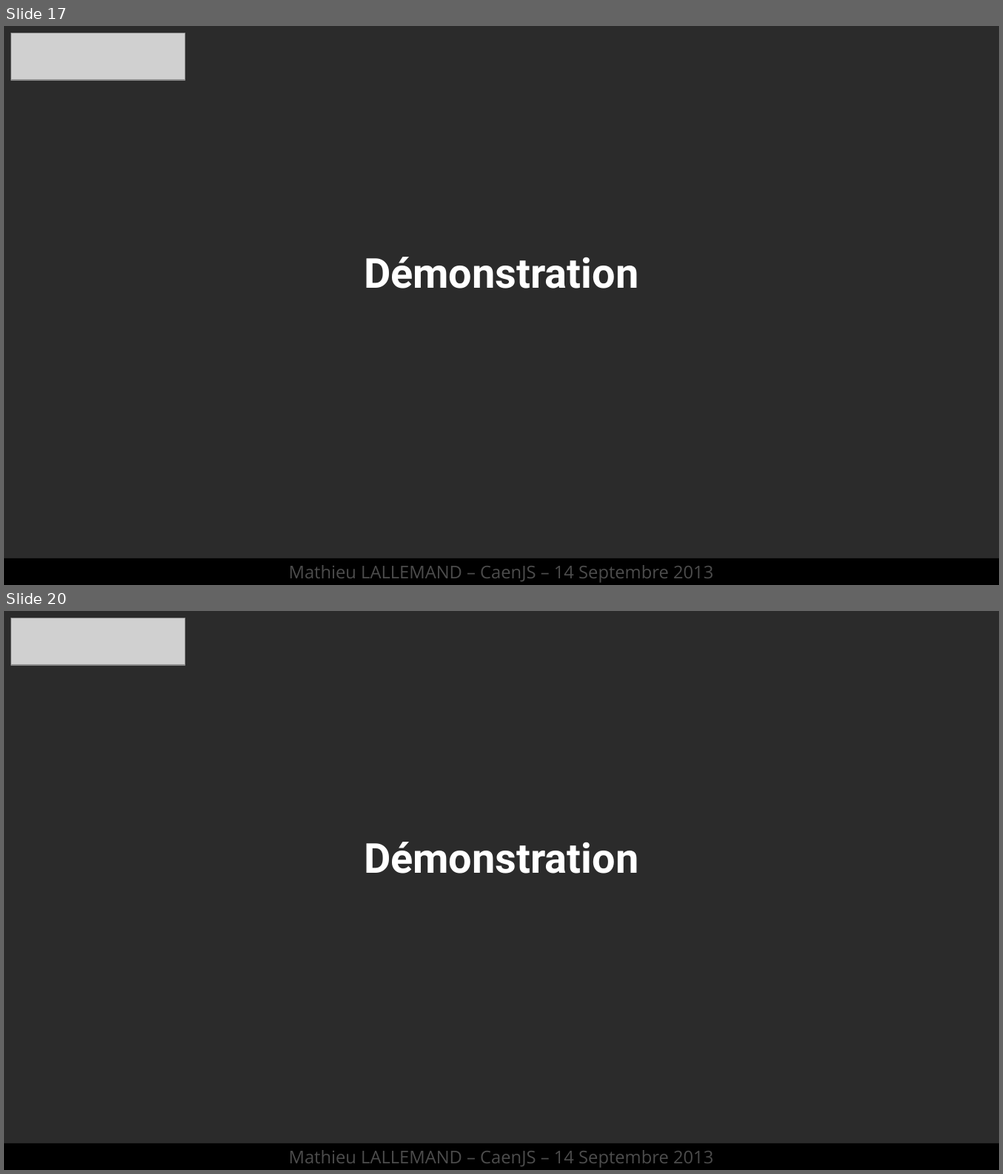
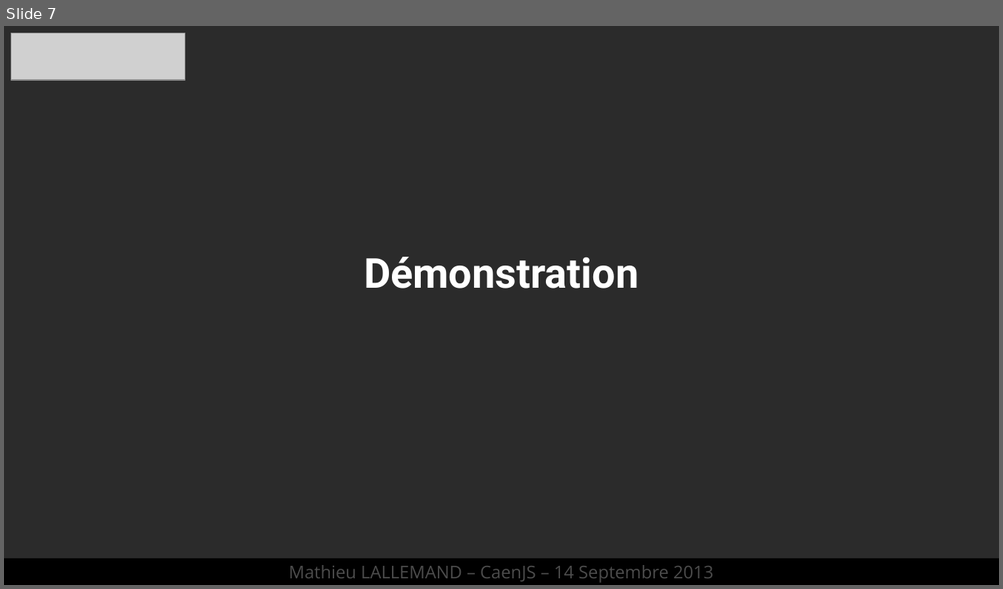
Before and after one commit to lalmat/CaenJS, a slide deck: Présentation/CaenJS - nodeJS.odp. Shown one above the other, each under a label of ours: slides 17 and 20 before the commit, slide 7 after it; the slides between them are not shown. The pictures are 1003x1174 and 1003x589 pixels, drawn with LibreOffice and Linux fonts; fonts in the diff are those of the drawing; grey boxes stand for pictures; background and template pictures are left out; a plain dark background stands for a picture behind light text. Boxes give left, top, right and bottom in pixels: in the first picture for what was removed or moved away, otherwise in the second. Text is boxed around its words. In the diff, an @@ line names an element or a change of style, - is before the commit and + after.

```diff
--- a/Présentation/CaenJS - nodeJS.odp
+++ b/Présentation/CaenJS - nodeJS.odp
@@ slide 20 removed at box(4, 611, 999, 1170), background picture (left out) @@
@@ picture removed at box(11, 618, 185, 665) @@
@@ title removed at box(364, 842, 638, 874) @@
-Démonstration
@@ rectangle removed at box(4, 1145, 999, 1170) @@
-Mathieu LALLEMAND – CaenJS – 14 Septembre 2013
@@ what was slide 17 is now slide 7 @@
```
Also in this commit, not shown: 14 slides changed, 1 other slide removed.
